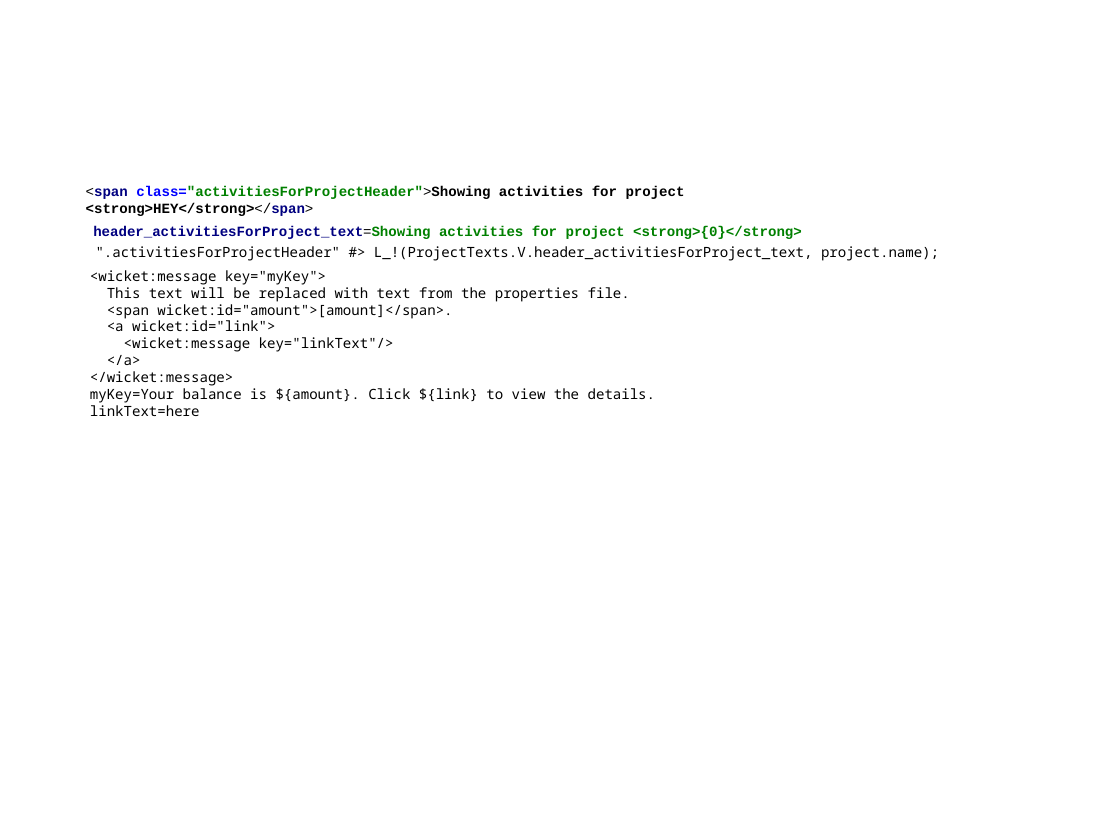
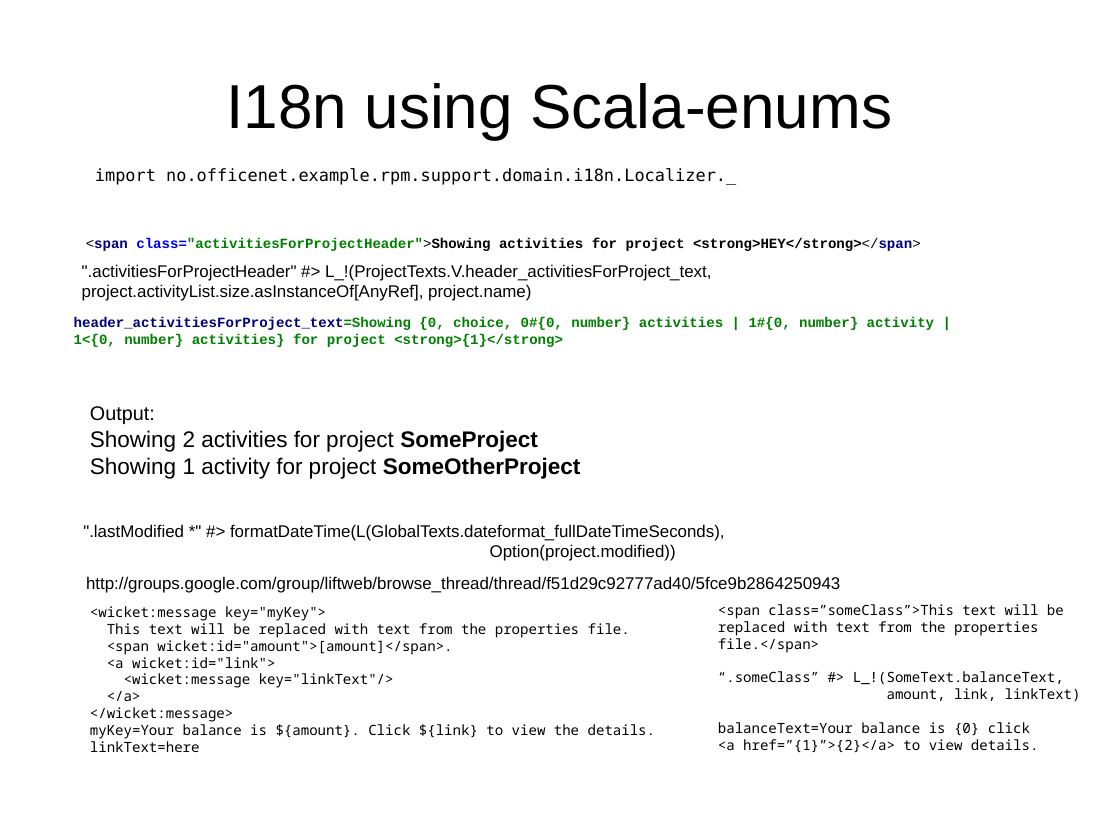
Before and after one commit to andreak/slol-2011, a slide deck: slide 26 of Scala-LiftOff-2011-lift-from-jee-perspective.odp (slide 25 before the commit). Drawn at 1120x840 pixels with LibreOffice and Linux fonts; fonts in the diff are those of the drawing. Boxes give left, top, right and bottom in pixels: in the first picture for what was removed or moved away, otherwise in the second. Text is boxed around its words. In the diff, an @@ line names an element or a change of style, - is before the commit and + after.

Commit message:
Updated

```diff
--- a/Scala-LiftOff-2011-lift-from-jee-perspective.odp
+++ b/Scala-LiftOff-2011-lift-from-jee-perspective.odp
@@ title added at box(227, 83, 892, 139), 44 pt, text #000000 @@
+I18n using Scala-enums
@@ text added at box(95, 168, 736, 185), 12 pt, text #000000 @@
+import no.officenet.example.rpm.support.domain.i18n.Localizer._
@@ text "<span class="activitiesForProjectHeader">Showing activities  ..." rewrapped from box(86, 186, 685, 216) to box(86, 238, 921, 251) @@
@@ text at box(82, 264, 711, 301): text changed; size 10 to 12 pt; font Noto Sans Mono to Arial @@
-".activitiesForProjectHeader" #> L_!(ProjectTexts.V.header_activitiesForProject_text, project.name);
+".activitiesForProjectHeader" #> L_!(ProjectTexts.V.header_activitiesForProject_text, project.activityList.size.asInstanceOf[AnyRef], project.name)
@@ text at box(74, 317, 935, 347): text changed @@
-header_activitiesForProject_text=Showing activities for project <strong>{0}</strong>
+header_activitiesForProject_text=Showing {0, choice, 0#{0, number} activities | 1#{0, number} activity | 1<{0, number} activities} for project <strong>{1}</strong>
@@ text added at box(90, 406, 581, 479), 16 pt, text #000000 @@
+Output:
+Showing 2 activities for project SomeProject
+Showing 1 activity for project SomeOtherProject
@@ text added at box(83, 524, 725, 561), 12 pt, text #000000 @@
+".lastModified *" #> formatDateTime(L(GlobalTexts.dateformat_fullDateTimeSeconds),
+Option(project.modified))
@@ text "<wicket:message key="myKey">": place and size @@
-text "<wicket:message key="myKey">" at box(90, 270, 656, 416)
+text "<wicket:message key="myKey">" at box(90, 606, 656, 752)
@@ text added at box(86, 576, 840, 593), 12 pt, text #000000 @@
+http://groups.google.com/group/liftweb/browse_thread/thread/f51d29c92777ad40/5fce9b2864250943
@@ text added at box(718, 604, 1081, 752), 10 pt, text #000000 @@
+<span class=”someClass”>This text will be replaced with text from the properties file.</span>
+“.someClass” #> L_!(SomeText.balanceText,
+amount, link, linkText)
+balanceText=Your balance is {0} click
+<a href=”{1}”>{2}</a> to view details.
```
Also in this commit, not shown: 1 other slide changed, 5 slides added.
